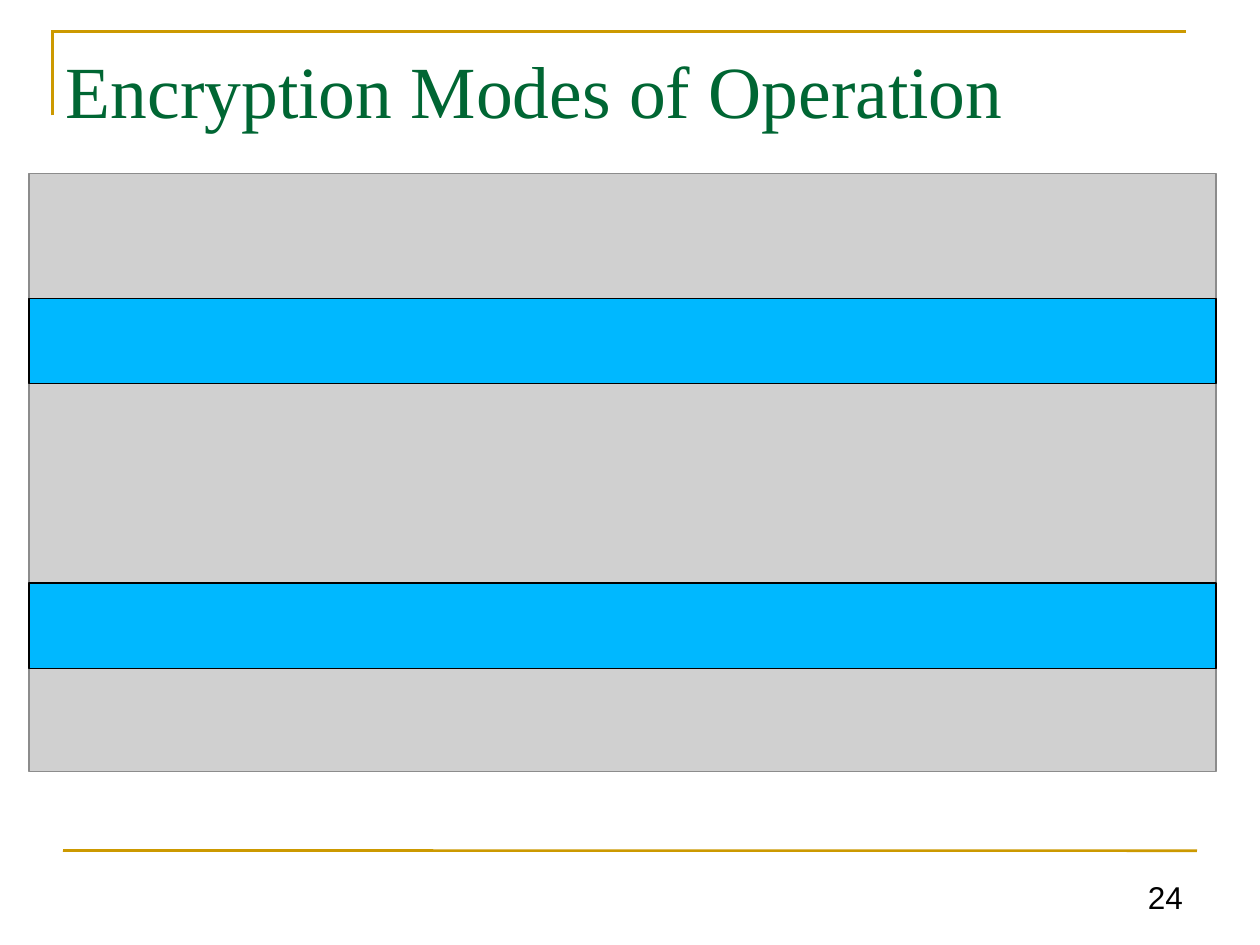
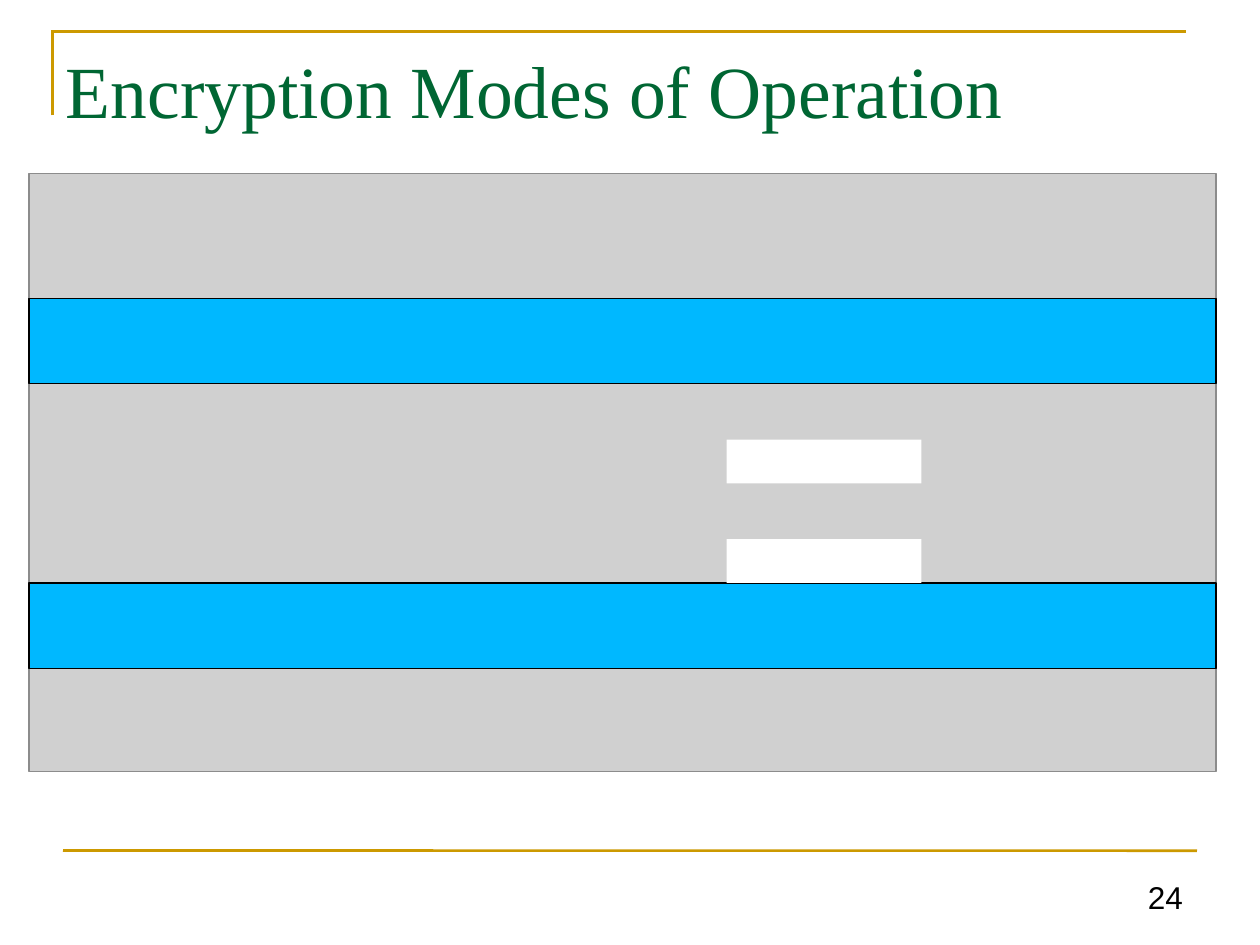
Before and after one commit to GhadaAlmashaqbeh/GhadaAlmashaqbeh.github.io, a slide deck: slide 24 of courses/cse3400-f2026/lecture4.pptx. Drawn at 1260x945 pixels with LibreOffice and Linux fonts; fonts in the diff are those of the drawing; grey boxes stand for pictures. Boxes give left, top, right and bottom in pixels: in the first picture for what was removed or moved away, otherwise in the second. Text is boxed around its words. In the diff, an @@ line names an element or a change of style, - is before the commit and + after.

```diff
--- a/courses/cse3400-f2026/lecture4.pptx
+++ b/courses/cse3400-f2026/lecture4.pptx
@@ rectangle added at <box>727,440,922,484</box>, fill #FFFFFF @@
@@ rectangle added at <box>727,539,922,583</box>, fill #FFFFFF @@
```
Also in this commit, not shown: 14 other slides changed, 4 other files.
